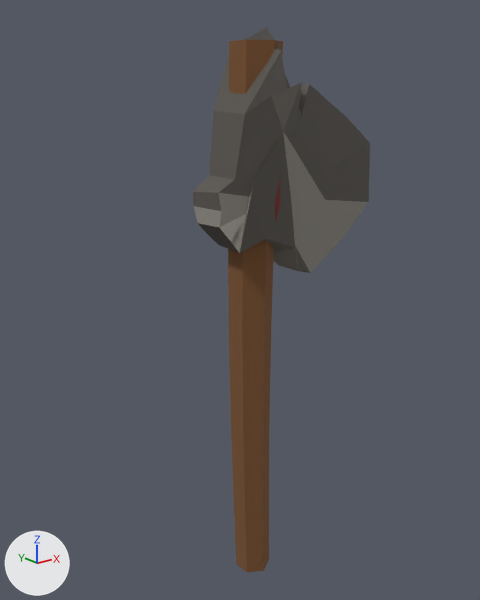
A saved change to the FBX model Assets/Art/Props/WeaponPack/wpn_axe_01.fbx.
Both versions are drawn from a 50 mm camera at (-0.737, -0.88, 0.923) aimed at (-0.009, 0.031, 0.558). Lighting does not change. The marker at lower left points along +X, +Y and +Z. The picture after the commit comes second. Where no turn or scale is listed for an object, it has been applied to the vertices.

Before the edit, the objects in view are built like this:
```python
me_wpn_axe_01_009 = bpy.data.meshes.new('wpn_axe_01.009')
me_wpn_axe_01_009.from_pydata(...)  # 128 vertices, 96 faces; spans x -0.107..0.294, y -0.071..0.067, z 0.0..1.027
me_wpn_axe_01_009.materials.append(mat_weaponpalette)  # picture img_weapon_palette_png
ob_wpn_axe_01 = bpy.data.objects.new('wpn_axe_01', me_wpn_axe_01_009)
ob_wpn_axe_01.location = (0.0, 0.0, 0.0)
```
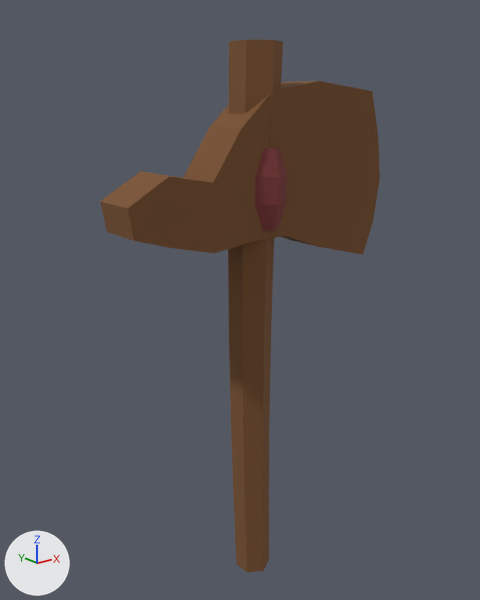
Commit message: fix(weapons): UNIFORM whole-head axe resize — STOP the chipping (86cabh907)

Pixel boxes (x1, y1, x2, y2) of what changed, in the pictures (480 x 600 px):
'wpn_axe_01', reshaped (58% wider): before (193, 28, 370, 572); after (100, 40, 380, 572)
part 1 of me_wpn_axe_01_009, rebuilt (58% wider, 29% shorter): before (193, 28, 370, 273); after (100, 81, 380, 255)

What the commit changed:
me_wpn_axe_01_009 is used by ob_wpn_axe_01; location (0.0, 0.0, 0.0).
me_wpn_axe_01_009 had 128 vertices, 96 faces and spanned x -0.107..0.294, y -0.071..0.067, z 0.0..1.027.
me_wpn_axe_01_009 now has 100 vertices, 75 faces and spans x -0.272..0.276, y -0.062..0.062, z 0.0..1.0.
me_wpn_axe_01_009 part 1: the loose piece of 62 vertices spanning x -0.107..0.294, y -0.071..0.067, z 0.594..1.027 is rebuilt with 34 vertices and now spans x -0.272..0.276, y -0.042..0.042, z 0.62..0.94.
